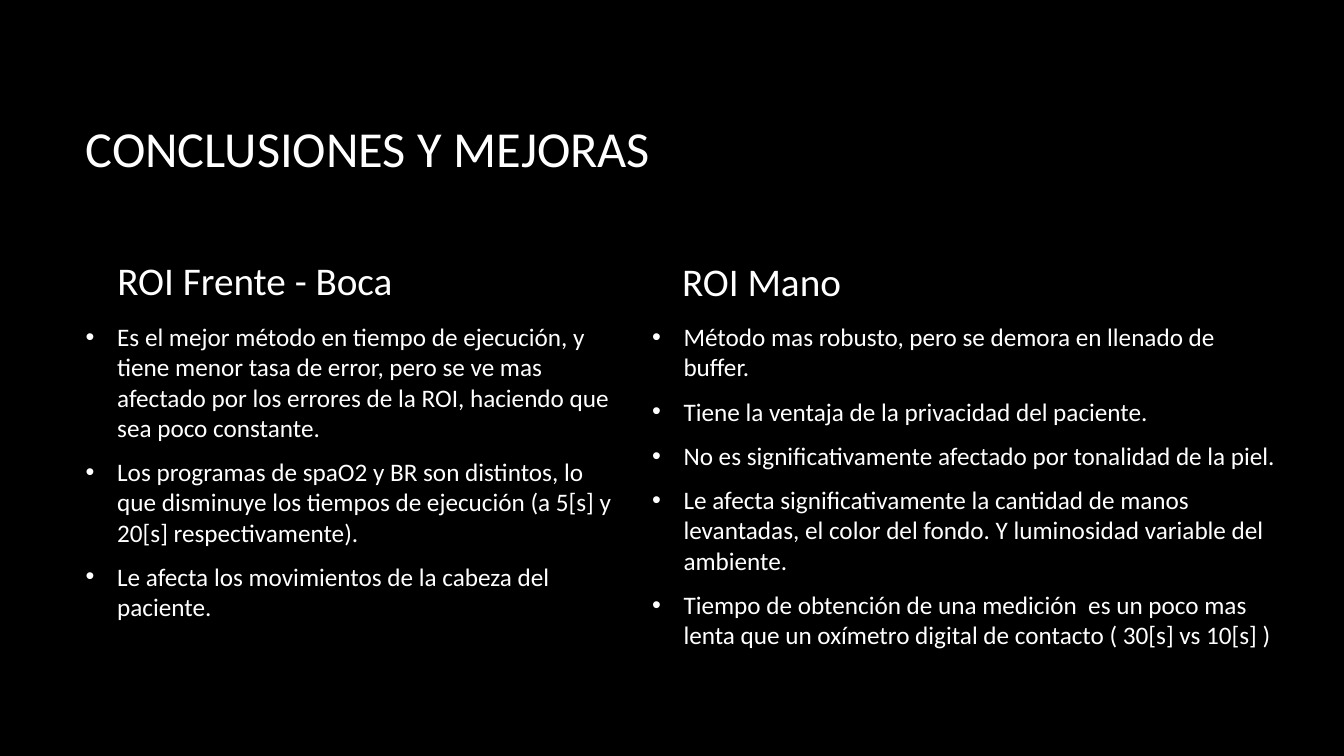
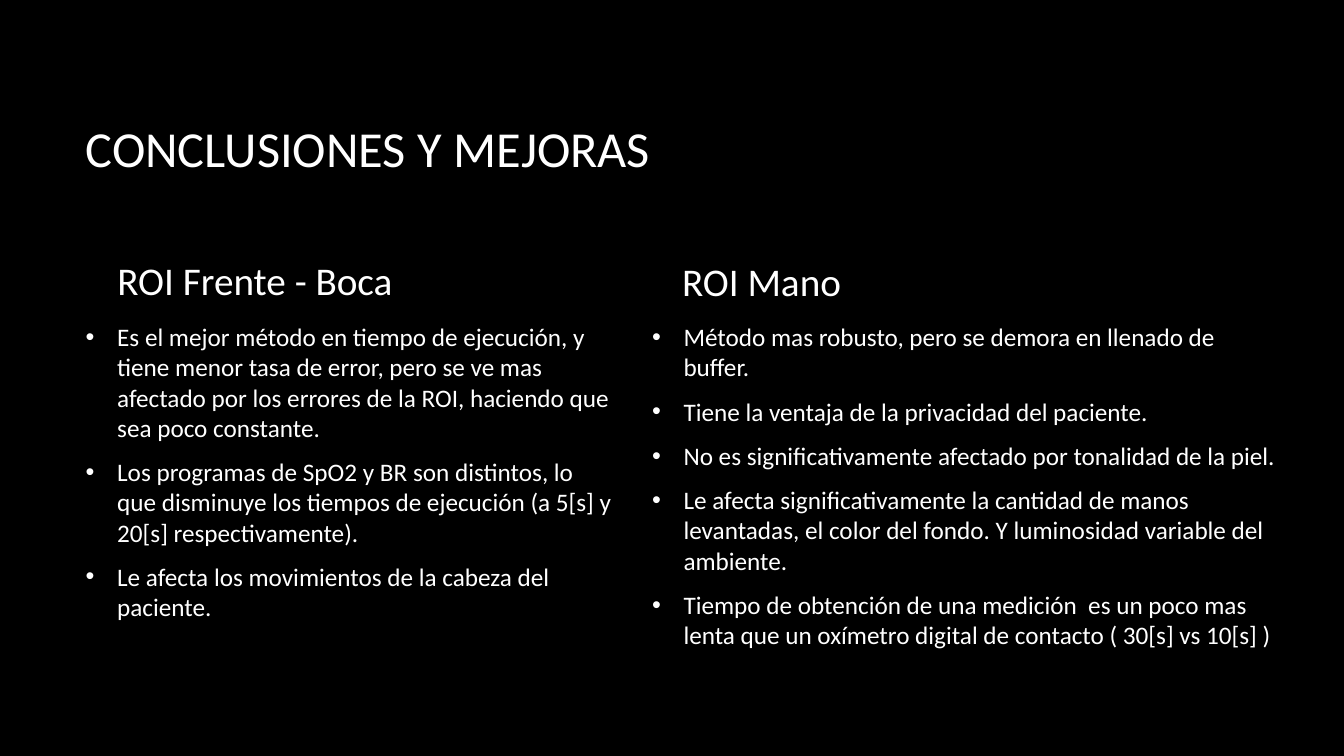
Before and after one commit to KevinPizarro/elo328-proyectoNAM2, a slide deck: slide 8 of NAM2_presentacion.pptx. Drawn at 1344x756 pixels with LibreOffice and Linux fonts; fonts in the diff are those of the drawing; background and template pictures are left out. Boxes give left, top, right and bottom in pixels: in the first picture for what was removed or moved away, otherwise in the second. Text is boxed around its words. In the diff, an @@ line names an element or a change of style, - is before the commit and + after.

```diff
--- a/NAM2_presentacion.pptx
+++ b/NAM2_presentacion.pptx
@@ text at <box>117,463,611,546</box>: text changed @@
-• Los programas de spaO2 y BR son distintos, lo que disminuye los tiempos de ejecución (a 5[s] y 20[s] respectivamente).
+• Los programas de SpO2 y BR son distintos, lo que disminuye los tiempos de ejecución (a 5[s] y 20[s] respectivamente).
```
Also in this commit, not shown: 2 other slides changed.
